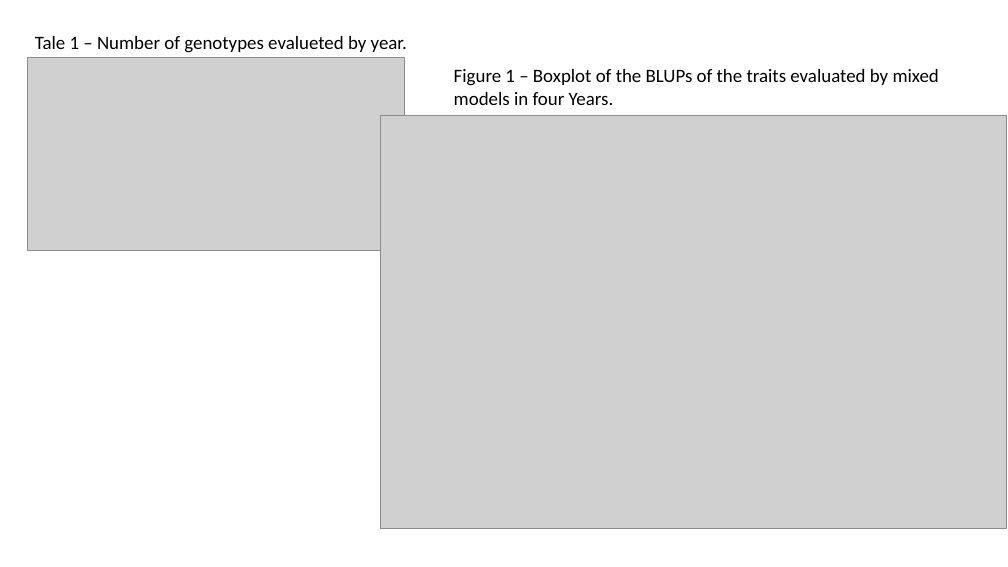
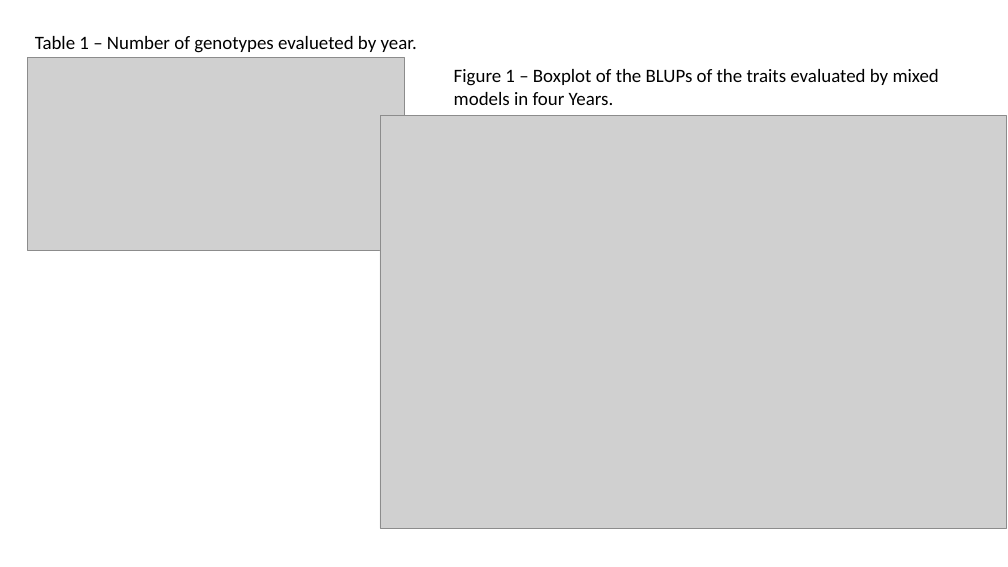
Before and after one commit to WevertonGomesCosta/Genomic-Selection-for-Drought-Tolerance-Using-Genome-Wide-SNPs-in-Casava, a slide deck: slide 2 of data/genomic selection.pptx (slide 1 before the commit). Drawn at 1008x567 pixels with LibreOffice and Linux fonts; fonts in the diff are those of the drawing; grey boxes stand for pictures. Boxes give left, top, right and bottom in pixels: in the first picture for what was removed or moved away, otherwise in the second. Text is boxed around its words. In the diff, an @@ line names an element or a change of style, - is before the commit and + after.

```diff
--- a/data/genomic selection.pptx
+++ b/data/genomic selection.pptx
@@ text at (35, 36, 417, 53): text changed @@
-Tale 1 – Number of genotypes evalueted by year.
+Table 1 – Number of genotypes evalueted by year.
```
Also in this commit, not shown: 2 other slides changed, 3 slides added, 46 other files.
